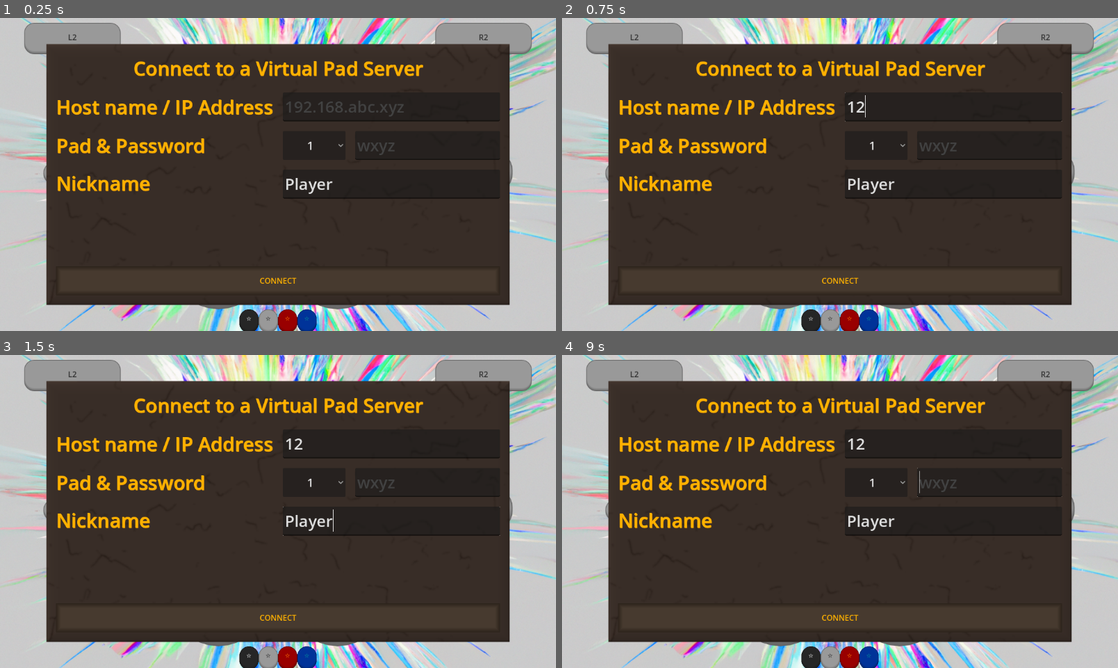
Above: before the commit, frames 1-4 (two rows, left to right).
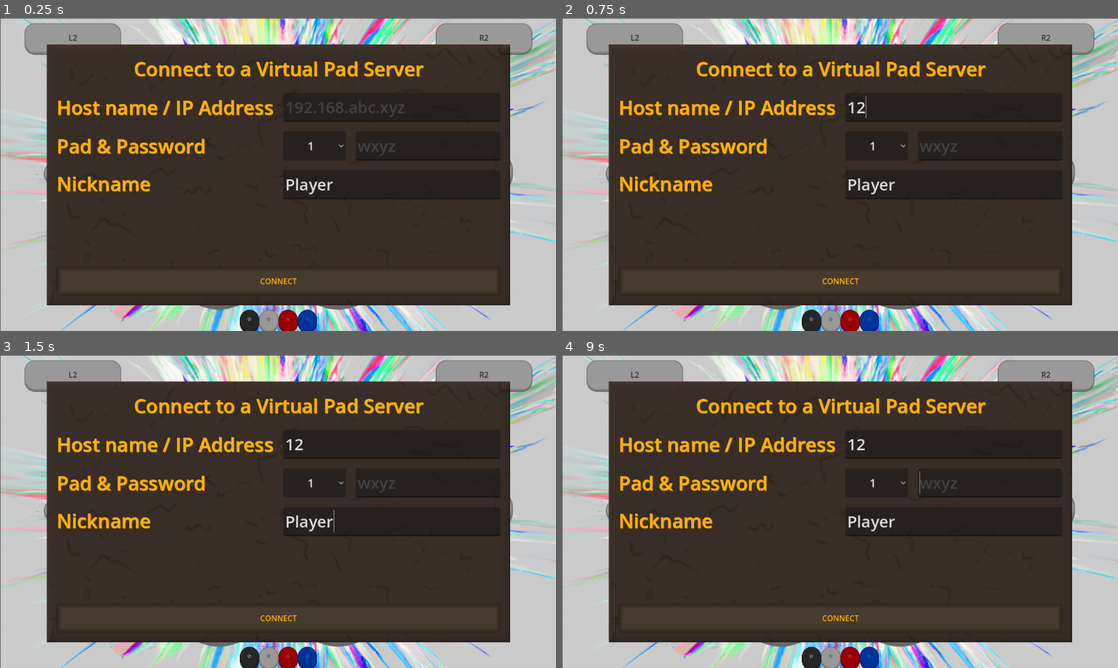
Above: after the commit, the same moments.

Repository: HawaTechnologies/virtualpad-client
Game: Godot game, scene res://main.tscn
Two runs of this game, one before a commit and one after it. Both use one fixed random seed, a clock stepped at 60 frames per second and the inputs below.
Inputs (mouse positions are in pixels of both pictures, inside the frame that each line leads up to; where the layout moved, square brackets give the same spot in the first picture):
- Up to frame 1 (0.25 s): no input
- Up to frame 2 (0.75 s): click (951, 105) at 0.52 s; type "12" at 0.6 s
- Up to frame 3 (1.5 s): click (428, 483) at 0.75 s; type "12" at 0.83 s; click "Start" at 1.25 s
- Up to frame 4 (9 s): click "Start" at 2 s; click "▲" at 2.75 s; click (634, 486) at 3.5 s; click (684, 486) at 4.25 s; click "◀" at 5 s; click "▶" at 5.75 s; click (634, 539) [634, 536] at 6.5 s; click (684, 539) [684, 536] at 7.25 s; click "▼" at 8 s; click "N" at 8.75 s

The runs differ from the first frame. In frame 1, 5.3% of the frame differs, in the area x 0-100%, y 0-100%; in frame 2, 5.3%; in frame 3, 5.3%; in frame 4, 5.3%.

Commit message:
Using the new image for the virtual pad client

Diff:
--- a/main.tscn
+++ b/main.tscn
@@ -21,6 +21,10 @@
 anchors_preset = 15
 anchor_right = 1.0
 anchor_bottom = 1.0
+offset_left = 1.0
+offset_top = 1.0
+offset_right = 1.0
+offset_bottom = 1.0
 grow_horizontal = 2
 grow_vertical = 2
 
--- a/project.godot
+++ b/project.godot
@@ -10,10 +10,11 @@
 
 [application]
 
-config/name="VirtualPad-Client"
+config/name="VirtualPad Client"
 run/main_scene="res://main.tscn"
 config/features=PackedStringArray("4.0", "Mobile")
-config/icon="res://icon.svg"
+boot_splash/image="res://Graphics/pad-icon.png"
+config/icon="res://Graphics/pad-icon.png"
 
 [display]
 
Binary file added: Graphics/pad-icon.png
Not shown, added: Graphics/pad-icon.png.import
